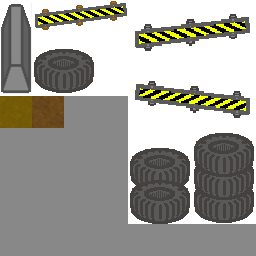
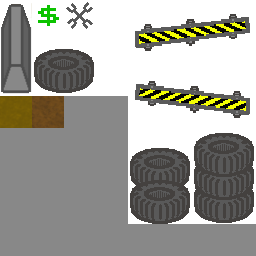
Revision of a layered (256, 256) image; what changed, layer by layer:
added layer "$" above "Pasted Layer #3" over [38, 5, 59, 26]
added layer "Pasted Layer #3" above "dungeon_terrain_sheet.png" over [67, 2, 93, 29]
painted on "dungeon_terrain_sheet.png" over [35, 1, 127, 30]
